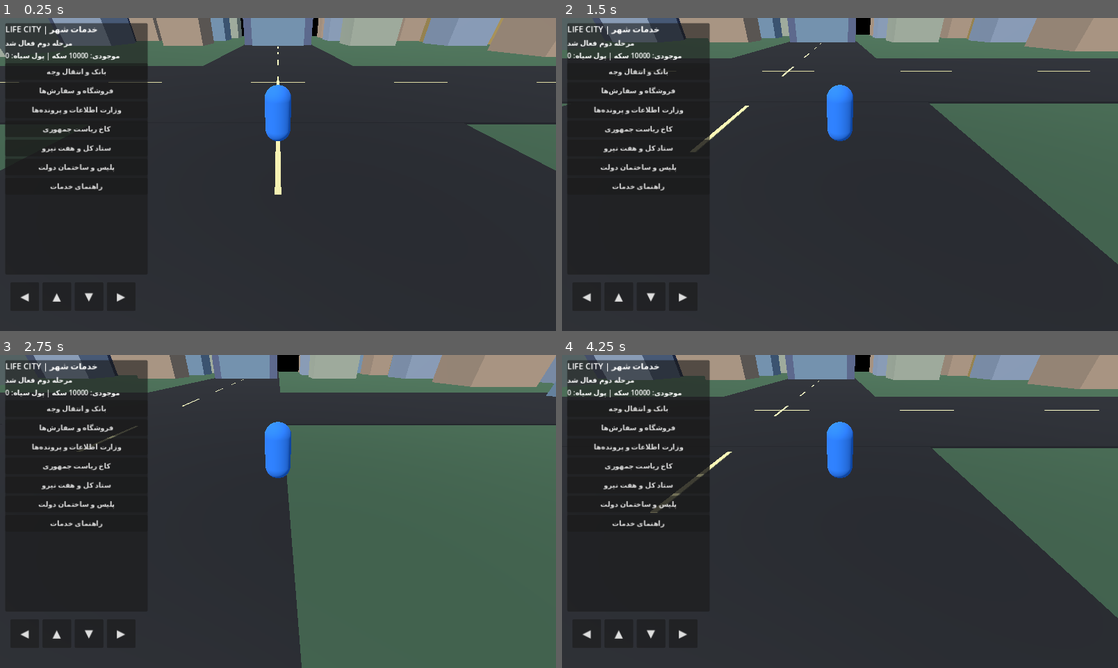
Above: before the commit, frames 1-4 (two rows, left to right).
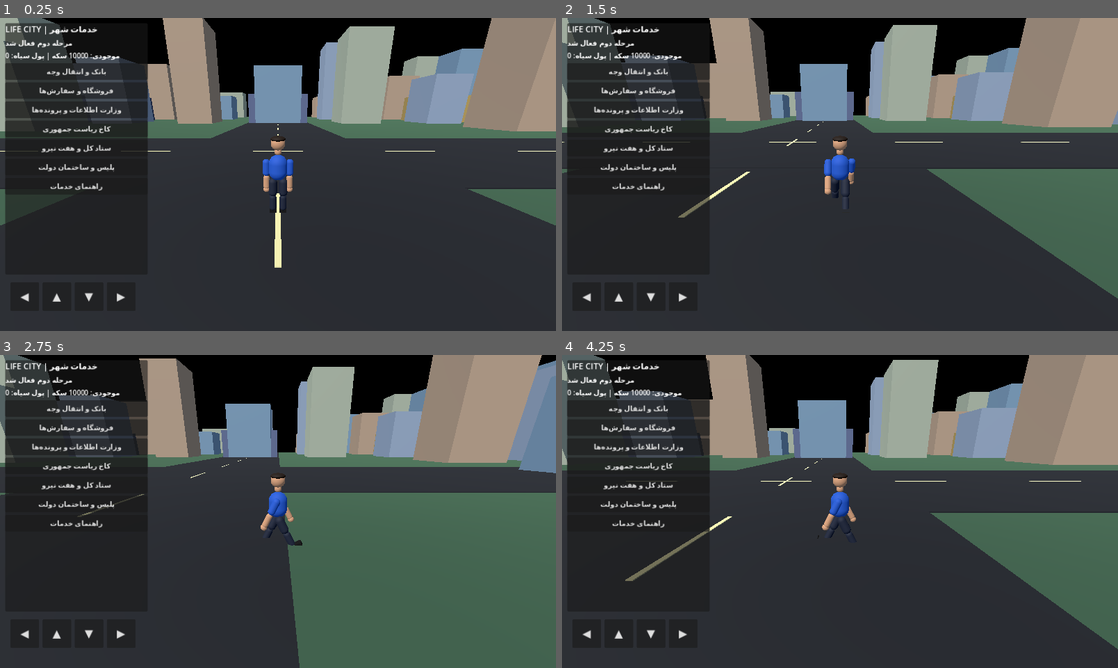
Above: after the commit, the same moments.

Repository: LifeCity2026Game/CITY
Game: Godot game, scene res://scenes/main.tscn
The game is run twice, just before and just after one commit, with the same random seed, the same clock (stepped at 60 frames per second) and the same inputs.
Inputs:
- Up to frame 1 (0.25 s): no input
- Up to frame 2 (1.5 s): hold D 0.53-1.28 s; hold S from 1.28 s (still down)
- Up to frame 3 (2.75 s): release S at 2.03 s; hold D from 2.03 s (still down)
- Up to frame 4 (4.25 s): release D at 2.78 s; hold W 2.78-3.53 s; hold A from 3.53 s (still down)

The runs differ from the first frame. In frame 1, 30% of the frame differs, in the area x 0-100%, y 0-80%; in frame 2, 34%; in frame 3, 30%; in frame 4, 34%, in the area x 0-100%, y 0-94%.

Commit message:
Replace capsule avatar with articulated humanoid character

Diff:
--- a/scripts/player.gd
+++ b/scripts/player.gd
@@ -4,35 +4,133 @@
 @export var gravity: float = 18.0
 var mobile_direction := Vector2.ZERO
 var camera_pivot: Node3D
+var is_remote := false
+var target_position := Vector3.ZERO
+var target_yaw := 0.0
+var animation_clock := 0.0
+var left_arm: Node3D
+var right_arm: Node3D
+var left_leg: Node3D
+var right_leg: Node3D
 
 func _ready() -> void:
-	var capsule := CapsuleMesh.new()
-	capsule.radius = 0.42
-	capsule.height = 1.8
-	var visual := MeshInstance3D.new()
-	visual.mesh = capsule
-	var material := StandardMaterial3D.new()
-	material.albedo_color = Color(0.15, 0.48, 0.92)
-	visual.material_override = material
-	visual.position.y = 0.9
-	add_child(visual)
-
+	_build_humanoid()
 	var collider := CollisionShape3D.new()
 	var shape := CapsuleShape3D.new()
-	shape.radius = 0.42
-	shape.height = 1.8
+	shape.radius = 0.34
+	shape.height = 1.82
 	collider.shape = shape
-	collider.position.y = 0.9
+	collider.position.y = 0.91
 	add_child(collider)
+	if not is_remote:
+		_build_camera()
 
+func _mat(color: Color) -> StandardMaterial3D:
+	var m := StandardMaterial3D.new()
+	m.albedo_color = color
+	m.roughness = 0.78
+	return m
+
+func _capsule(parent: Node3D, radius: float, height: float, color: Color, pos: Vector3) -> MeshInstance3D:
+	var mesh_node := MeshInstance3D.new()
+	var mesh := CapsuleMesh.new()
+	mesh.radius = radius
+	mesh.height = height
+	mesh_node.mesh = mesh
+	mesh_node.material_override = _mat(color)
+	mesh_node.position = pos
+	parent.add_child(mesh_node)
+	return mesh_node
+
+func _build_humanoid() -> void:
+	var skin := _mat(Color(0.78, 0.57, 0.42))
+	var shirt := _mat(Color(0.12, 0.32, 0.72))
+	var pants := _mat(Color(0.10, 0.13, 0.20))
+	var shoes := _mat(Color(0.035, 0.035, 0.04))
+	var torso := MeshInstance3D.new()
+	var torso_mesh := CapsuleMesh.new()
+	torso_mesh.radius = 0.29
+	torso_mesh.height = 0.82
+	torso.mesh = torso_mesh
+	torso.material_override = shirt
+	torso.position.y = 1.28
+	add_child(torso)
+	_capsule(self, 0.105, 0.22, Color(0.78, 0.57, 0.42), Vector3(0, 1.78, 0))
+	var head := MeshInstance3D.new()
+	var head_mesh := SphereMesh.new()
+	head_mesh.radius = 0.22
+	head_mesh.height = 0.44
+	head.mesh = head_mesh
+	head.material_override = skin
+	head.position.y = 2.04
+	add_child(head)
+	var hair := MeshInstance3D.new()
+	var hair_mesh := SphereMesh.new()
+	hair_mesh.radius = 0.225
+	hair_mesh.height = 0.19
+	hair.mesh = hair_mesh
+	hair.material_override = _mat(Color(0.12, 0.075, 0.045))
+	hair.position = Vector3(0, 2.17, 0)
+	add_child(hair)
+	left_arm = _make_limb(Vector3(-0.37, 1.55, 0), shirt, skin, true)
+	right_arm = _make_limb(Vector3(0.37, 1.55, 0), shirt, skin, true)
+	left_leg = _make_leg(Vector3(-0.17, 0.91, 0), pants, shoes)
+	right_leg = _make_leg(Vector3(0.17, 0.91, 0), pants, shoes)
+
+func _make_limb(pos: Vector3, upper_mat: Material, lower_mat: Material, arm: bool) -> Node3D:
+	var pivot := Node3D.new()
+	pivot.position = pos
+	add_child(pivot)
+	_capsule(pivot, 0.115, 0.55, Color(0.12, 0.32, 0.72), Vector3(0, -0.27, 0))
+	var elbow := Node3D.new()
+	elbow.position.y = -0.52
+	pivot.add_child(elbow)
+	_capsule(elbow, 0.095, 0.48, Color(0.78, 0.57, 0.42), Vector3(0, -0.23, 0))
+	var hand := MeshInstance3D.new()
+	var hand_mesh := SphereMesh.new()
+	hand_mesh.radius = 0.105
+	hand_mesh.height = 0.19
+	hand.mesh = hand_mesh
+	hand.material_override = _mat(Color(0.78, 0.57, 0.42))
+	hand.position.y = -0.48
+	elbow.add_child(hand)
+	return pivot
+
+func _make_leg(pos: Vector3, pants_mat: Material, shoe_mat: Material) -> Node3D:
+	var pivot := Node3D.new()
+	pivot.position = pos
+	add_child(pivot)
+	_capsule(pivot, 0.14, 0.62, Color(0.10, 0.13, 0.20), Vector3(0, -0.29, 0))
+	var knee := Node3D.new()
+	knee.position.y = -0.57
+	pivot.add_child(knee)
+	_capsule(knee, 0.115, 0.57, Color(0.10, 0.13, 0.20), Vector3(0, -0.26, 0))
+	var foot := MeshInstance3D.new()
+	var foot_mesh := BoxMesh.new()
+	foot_mesh.size = Vector3(0.23, 0.13, 0.38)
+	foot.mesh = foot_mesh
+	foot.material_override = _mat(Color(0.035, 0.035, 0.04))
+	foot.position = Vector3(0, -0.55, -0.12)
+	knee.add_child(foot)
+	return pivot
+
+func _build_camera() -> void:
 	camera_pivot = Node3D.new()
-	camera_pivot.position = Vector3(0, 3.2, 6.5)
+	camera_pivot.position = Vector3(0, 3.0, 6.2)
 	add_child(camera_pivot)
 	var camera := Camera3D.new()
 	camera.position = Vector3.ZERO
 	camera.current = true
 	camera_pivot.add_child(camera)
-	camera.look_at(global_position + Vector3(0, 1.2, 0), Vector3.UP)
+	camera_pivot.look_at(global_position + Vector3(0, 1.1, 0), Vector3.UP)
+
+func configure_remote() -> void:
+	is_remote = true
+	set_physics_process(true)
+
+func set_remote_state(pos: Vector3, yaw: float) -> void:
+	target_position = pos
+	target_yaw = yaw
 
 func set_mobile_axis(axis: String, pressed: bool) -> void:
 	match axis:
@@ -42,6 +140,10 @@
 		"back": mobile_direction.y = -1.0 if pressed else 0.0
 
 func _physics_process(delta: float) -> void:
+	if is_remote:
+		global_position = global_position.lerp(target_position, min(1.0, delta * 12.0))
+		rotation.y = lerp_angle(rotation.y, target_yaw, min(1.0, delta * 12.0))
+		return
 	var keyboard := Vector2.ZERO
 	if Input.is_key_pressed(KEY_A) or Input.is_key_pressed(KEY_LEFT): keyboard.x -= 1.0
 	if Input.is_key_pressed(KEY_D) or Input.is_key_pressed(KEY_RIGHT): keyboard.x += 1.0
@@ -59,6 +161,16 @@
 	if move.length() > 0.05:
 		look_at(global_position + move, Vector3.UP)
 	move_and_slide()
+	var moving := Vector2(velocity.x, velocity.z).length() > 0.25
+	if moving:
+		animation_clock += delta * 8.0
+	else:
+		animation_clock = lerp(animation_clock, 0.0, delta * 5.0)
+	var swing := sin(animation_clock) * (0.48 if moving else 0.0)
+	left_arm.rotation.x = -swing
+	right_arm.rotation.x = swing
+	left_leg.rotation.x = swing
+	right_leg.rotation.x = -swing
 	if camera_pivot:
-		camera_pivot.global_position = global_position + Vector3(0, 3.2, 6.5)
-		camera_pivot.look_at(global_position + Vector3(0, 1.0, 0), Vector3.UP)
+		camera_pivot.global_position = global_position + Vector3(0, 3.0, 6.2)
+		camera_pivot.look_at(global_position + Vector3(0, 1.05, 0), Vector3.UP)
